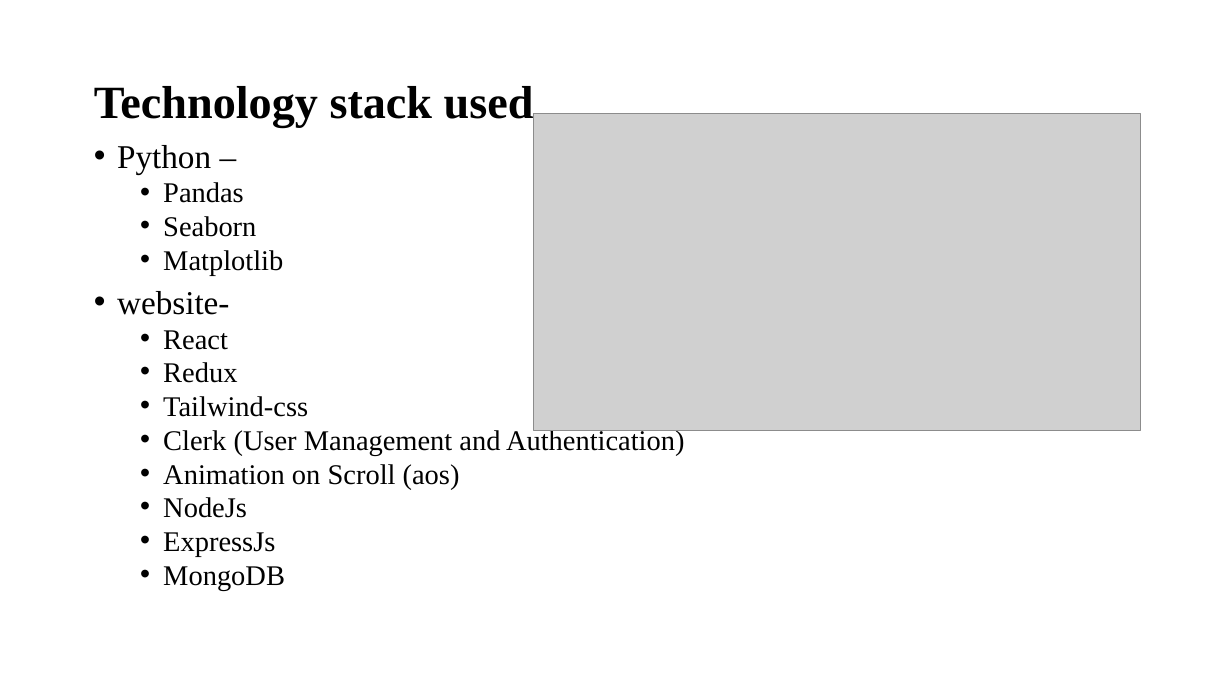
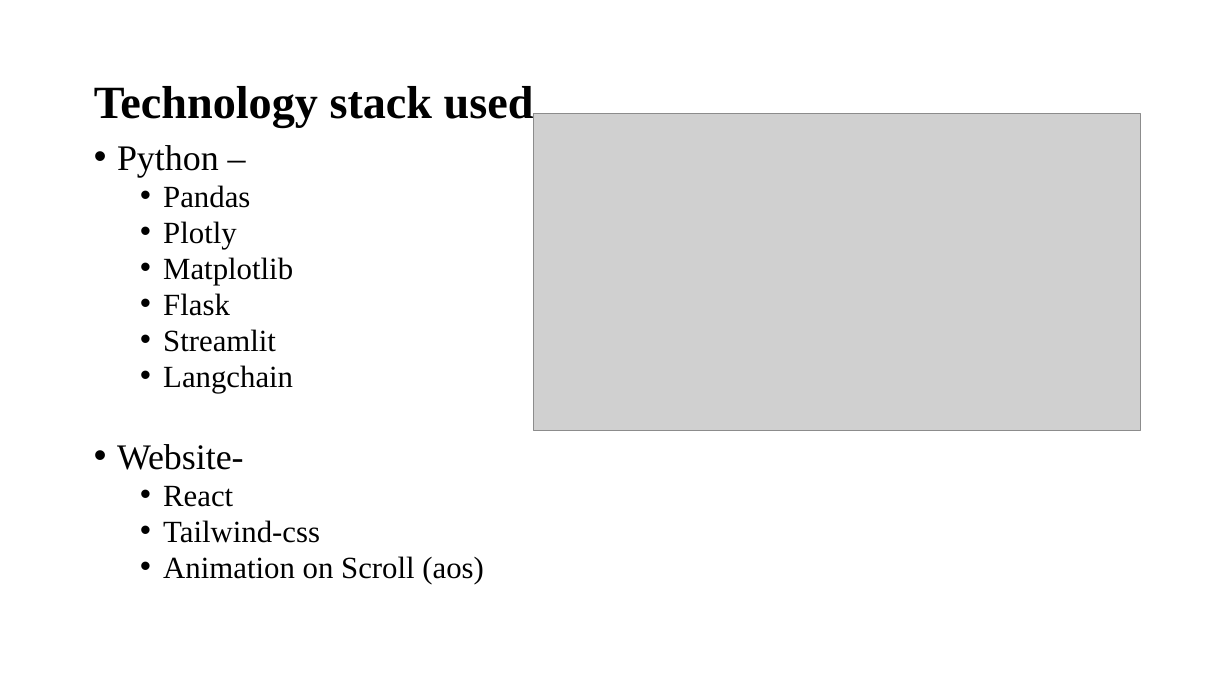
Before and after one commit to ApurwaKanitkar/MarketDrivenCropPlanning, a slide deck: slide 6 of Techbugs_4005.pptx. Drawn at 1232x693 pixels with LibreOffice and Linux fonts; fonts in the diff are those of the drawing; grey boxes stand for pictures. Boxes give left, top, right and bottom in pixels: in the first picture for what was removed or moved away, otherwise in the second. Text is boxed around its words. In the diff, an @@ line names an element or a change of style, - is before the commit and + after.

```diff
--- a/Techbugs_4005.pptx
+++ b/Techbugs_4005.pptx
@@ text at (117,145,484,584): size 25.9 to 28 pt in "Python –"; size 22.2 to 24 pt in "Pandas", "Matplotlib", "React", "Tailwind-css" and 1 more places @@
@@ text at (163,221,237,249): text changed; size 22.2 to 24 pt @@
-  • Seaborn
+  • Plotly
@@ text at (117,293,293,470): text changed; size 25.9 to 24 pt @@
-• website-
+  • Flask
+  • Streamlit
+  • Langchain
+• Website-
@@ text at (163,362,237,383): paragraph removed @@
-  • Redux
@@ text at (163,428,684,456): paragraph removed @@
-  • Clerk (User Management and Authentication)
@@ text at (163,497,285,591): paragraphs removed @@
-  • NodeJs
-  • ExpressJs
-  • MongoDB
```
Also in this commit, not shown: 1 other slide changed, 9 slides added.
